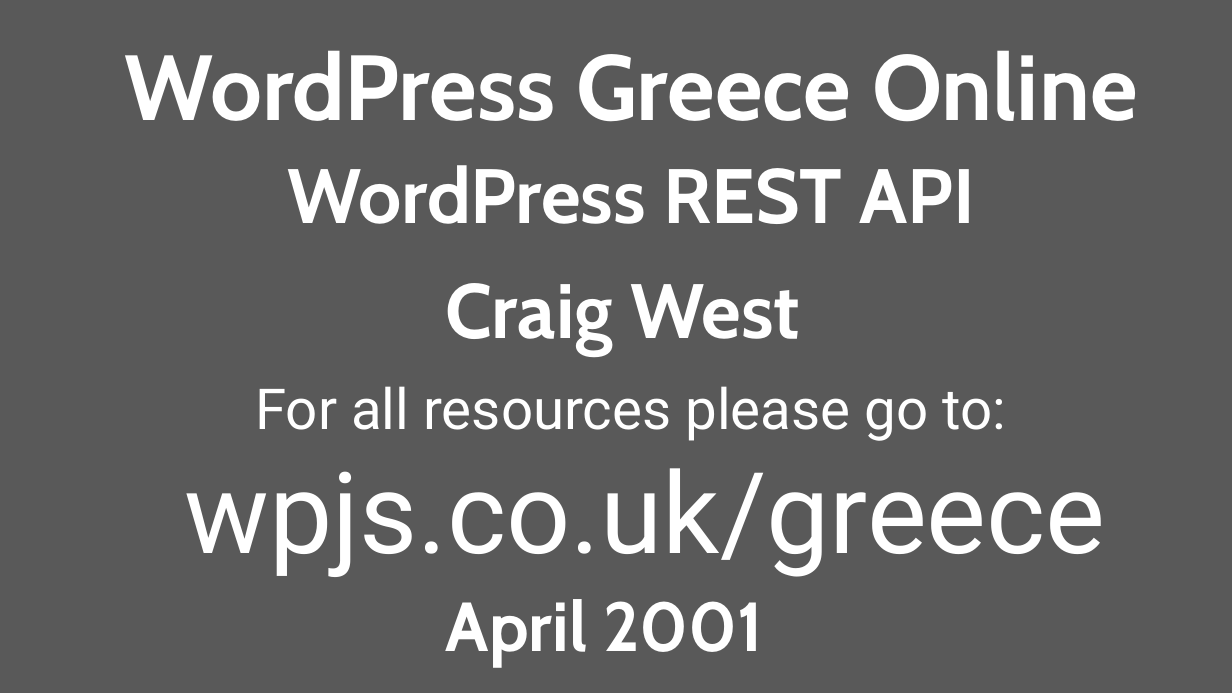
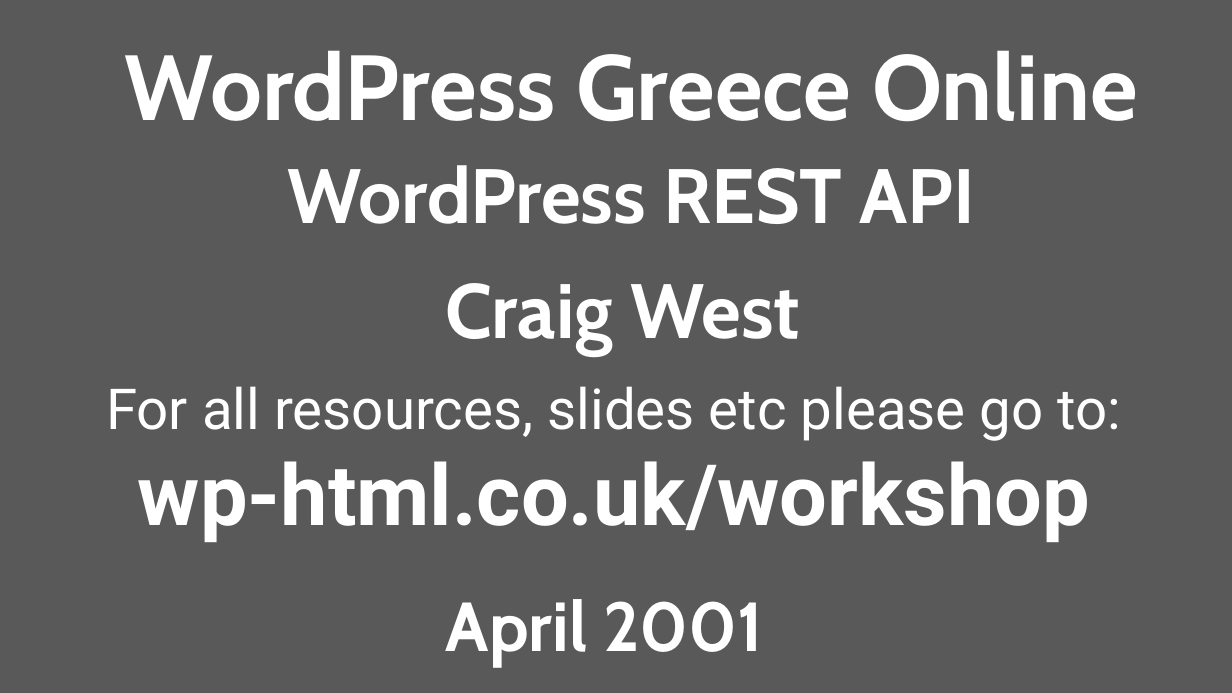
Before and after one commit to venturer75/WordCampGreece, a slide deck: slide 1 of wordcamp-greece.pptx. Drawn at 1232x693 pixels with LibreOffice and Linux fonts; fonts in the diff are those of the drawing. Boxes give left, top, right and bottom in pixels: in the first picture for what was removed or moved away, otherwise in the second. Text is boxed around its words. In the diff, an @@ line names an element or a change of style, - is before the commit and + after.

```diff
--- a/wordcamp-greece.pptx
+++ b/wordcamp-greece.pptx
@@ text at [106,386,1122,542]: text changed @@
-For all resources please go to:
-wpjs.co.uk/greece
+For all resources, slides etc please go to:
+wp-html.co.uk/workshop
```
Also in this commit, not shown: 2 other slides changed, 3 slides added, 6 other files.
